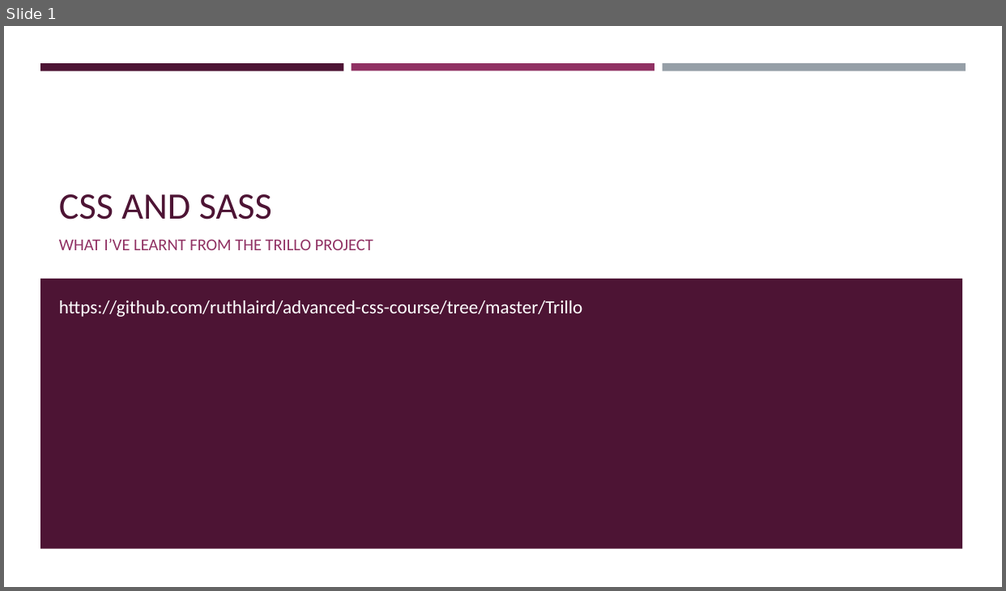
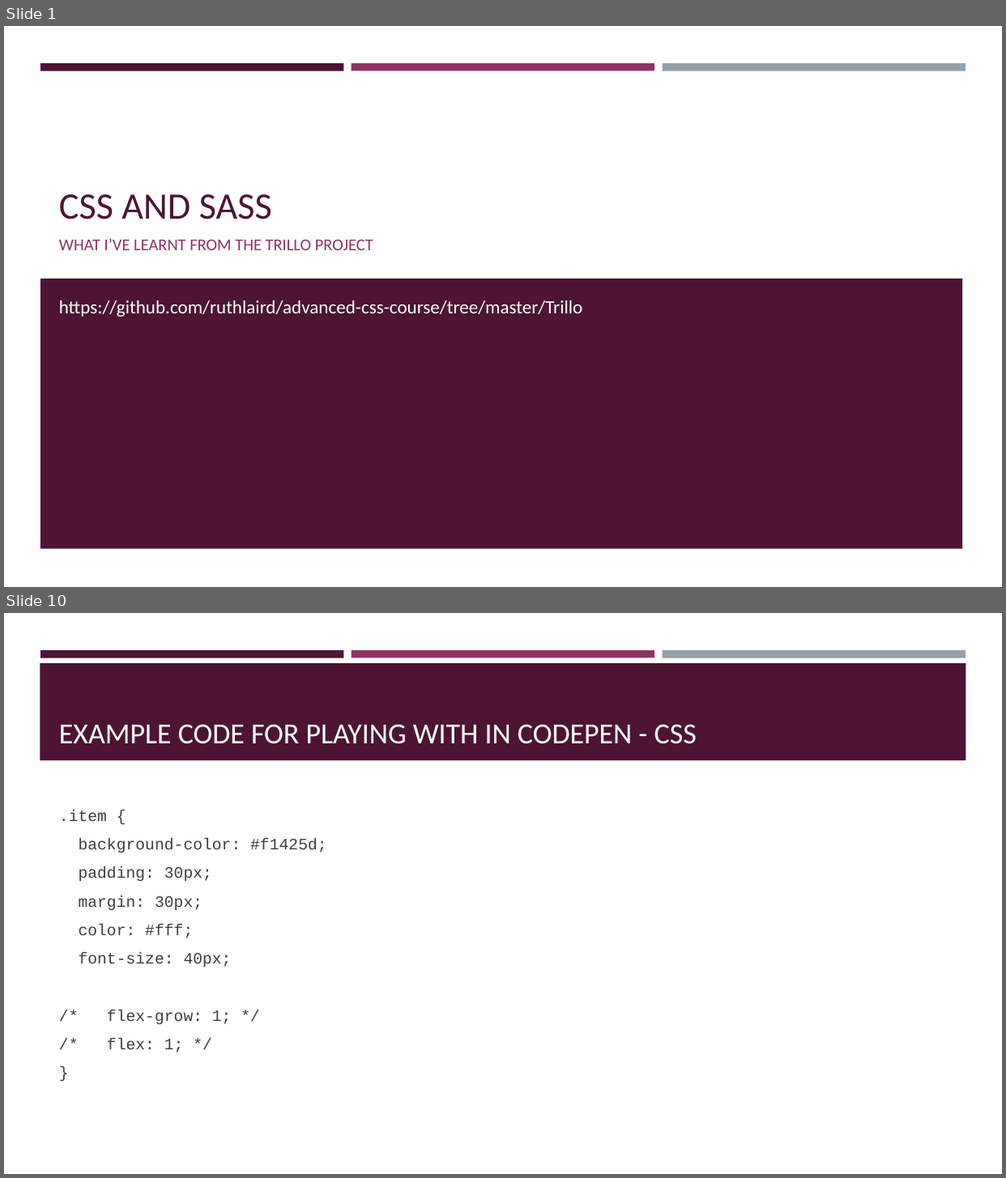
Before and after one commit to ruthlaird/advanced-css-course, a slide deck: Trillo/presentation/Trillo project - what I learnt.pptx. Shown one above the other, each under a label of ours: slide 1 before the commit, slides 1 and 10 after it; the slides between them are not shown. The pictures are 1006x591 and 1006x1178 pixels, drawn with LibreOffice and Linux fonts; fonts in the diff are those of the drawing. Boxes give left, top, right and bottom in pixels: in the first picture for what was removed or moved away, otherwise in the second. Text is boxed around its words. In the diff, an @@ line names an element or a change of style, - is before the commit and + after.

```diff
--- a/Trillo/presentation/Trillo project - what I learnt.pptx
+++ b/Trillo/presentation/Trillo project - what I learnt.pptx
@@ slide 10 added at <box>4,613,1002,1174</box>, background #FFFFFF; not listed: 3 template elements that a slide beside it also shows @@
@@ rectangle added at <box>40,663,966,760</box>, fill #4D1434 @@
@@ title added at <box>59,724,697,744</box>, 28 pt, text #FFFFFF @@
+EXAMPLE CODE FOR PLAYING WITH IN CODEPEN - CSS
@@ text added at <box>59,810,326,1053</box>, 15.3 pt, text #3D3D3D @@
+.item {
+background-color: #f1425d;
+padding: 30px;
+margin: 30px;
+color: #fff;
+font-size: 40px;
+/* flex-grow: 1; */
+/* flex: 1; */
+}
```
Also in this commit, not shown: 16 other slides added, 8 other files.
